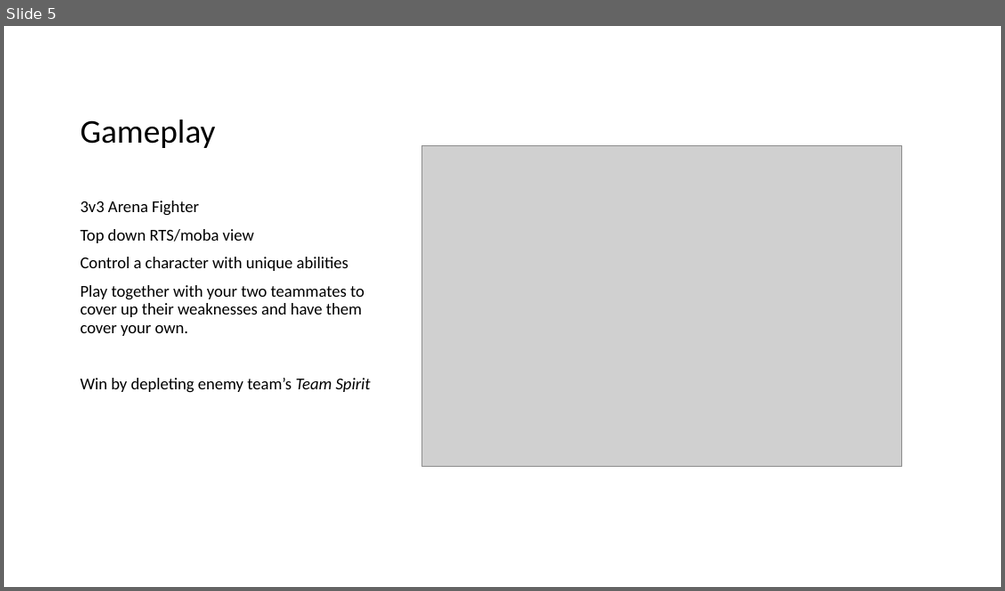
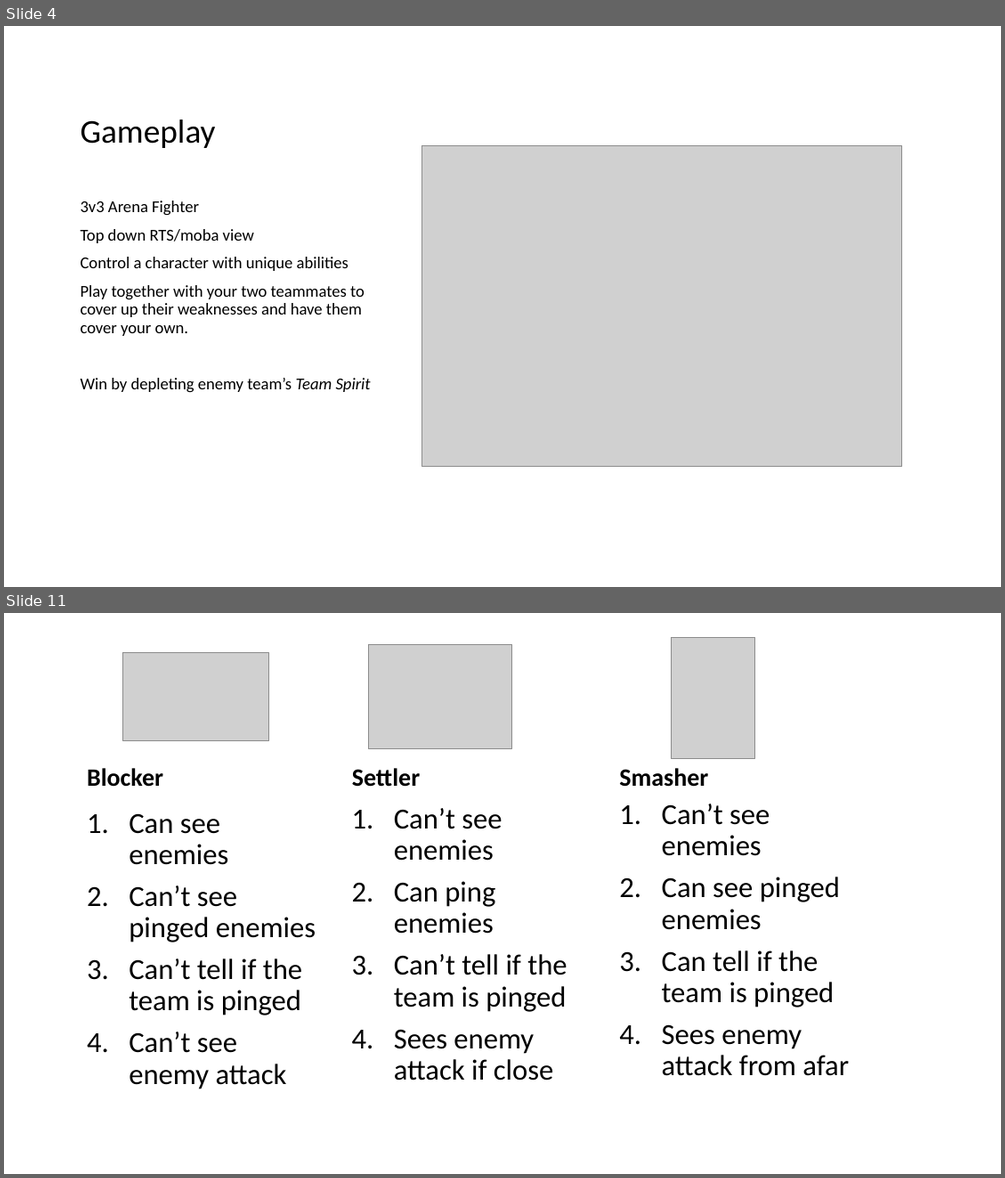
Before and after one commit to Piglettank/WomboCombo, a slide deck: Phase 2 - Writing down the details.pptx. Shown one above the other, each under a label of ours: slide 5 before the commit, slides 4 and 11 after it; the slides between them are not shown. The pictures are 1005x591 and 1005x1178 pixels, drawn with LibreOffice and Linux fonts; fonts in the diff are those of the drawing; grey boxes stand for pictures. Boxes give left, top, right and bottom in pixels: in the first picture for what was removed or moved away, otherwise in the second. Text is boxed around its words. In the diff, an @@ line names an element or a change of style, - is before the commit and + after.

```diff
--- a/Phase 2 - Writing down the details.pptx
+++ b/Phase 2 - Writing down the details.pptx
@@ slide 11 added at (4,613,1001,1174), background #FFFFFF @@
@@ picture added at (671,638,755,758) @@
@@ picture added at (123,653,268,742) @@
@@ picture added at (369,644,512,748) @@
@@ text added at (87,768,163,787), 24 pt, text #000000, bold @@
+Blocker
@@ text added at (352,768,420,787), 24 pt, text #000000, bold @@
+Settler
@@ text added at (619,768,708,787), 24 pt, text #000000, bold @@
+Smasher
@@ text added at (129,813,316,1089), 28 pt, text #000000 @@
+1. Can see enemies
+2. Can’t see pinged enemies
+3. Can’t tell if the team is pinged
+4. Can’t see enemy attack
@@ text added at (394,808,566,1080), 28 pt, text #000000 @@
+1. Can’t see enemies
+2. Can ping enemies
+3. Can’t tell if the team is pinged
+4. Sees enemy attack if close
@@ text added at (662,803,849,1076), 28 pt, text #000000 @@
+1. Can’t see enemies
+2. Can see pinged enemies
+3. Can tell if the team is pinged
+4. Sees enemy attack from afar
@@ what was slide 5 is now slide 4 @@
```
Also in this commit, not shown: 7 slides changed, 1 other slide added, 1 slide removed, 21 other files.
